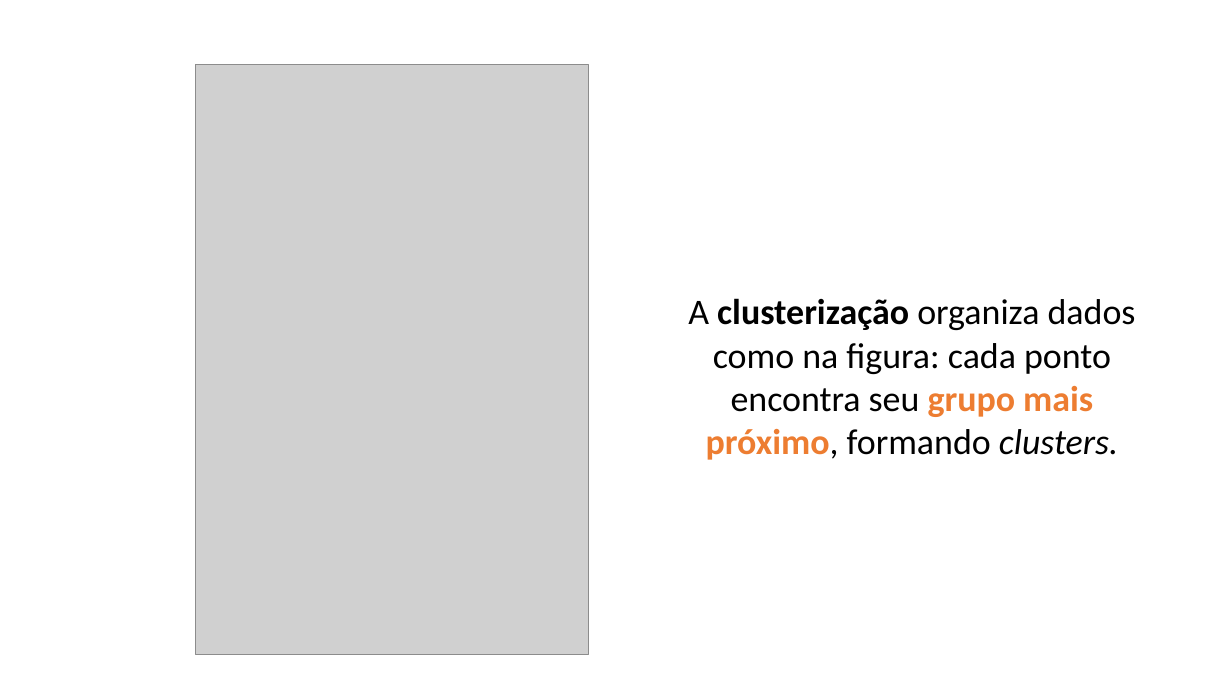
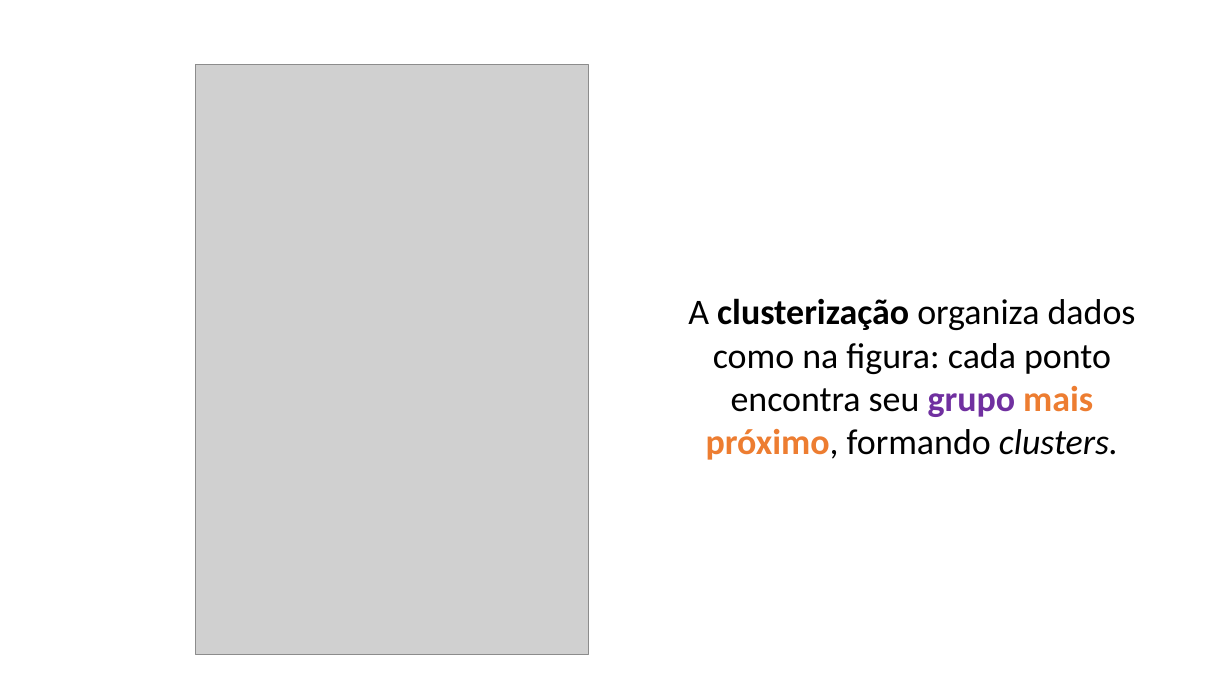
Before and after one commit to zz4fap/c24_inteligencia_artificial, a slide deck: slide 3 of slides/C24_kMeans.pptx. Drawn at 1232x693 pixels with LibreOffice and Linux fonts; fonts in the diff are those of the drawing; grey boxes stand for pictures. Boxes give left, top, right and bottom in pixels: in the first picture for what was removed or moved away, otherwise in the second. Text is boxed around its words. In the diff, an @@ line names an element or a change of style, - is before the commit and + after.

```diff
--- a/slides/C24_kMeans.pptx
+++ b/slides/C24_kMeans.pptx
@@ text "A clusterização organiza dados como ..." at (x1=688, y1=298, x2=1136, y2=460): text colour #ED7D31 to #7030A0 in "grupo" @@
```
Also in this commit, not shown: 5 other slides changed, 1 other file.
